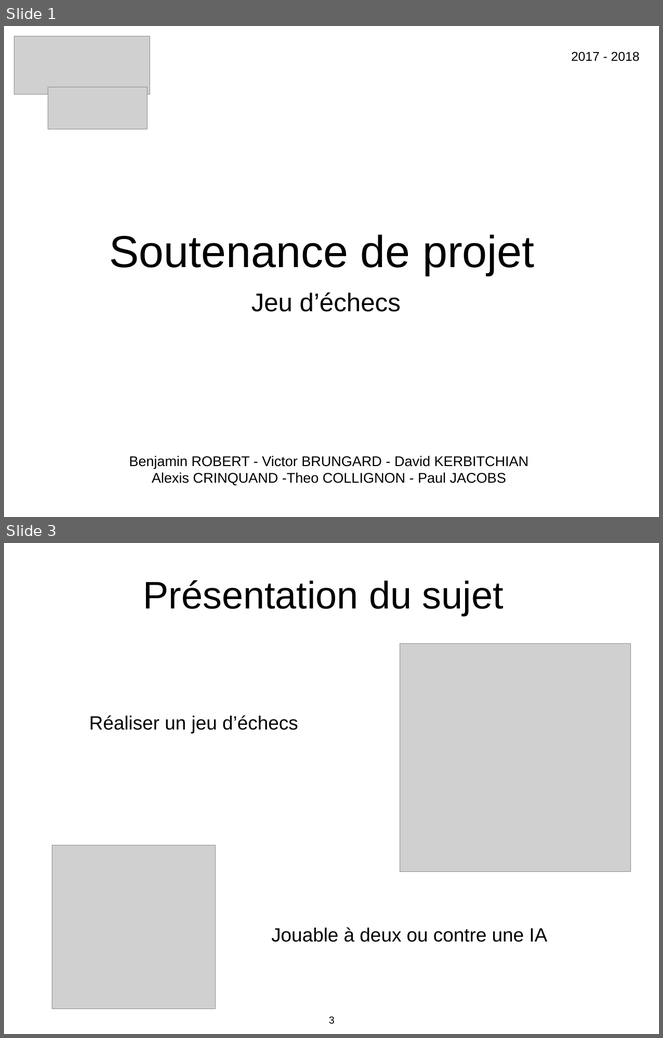
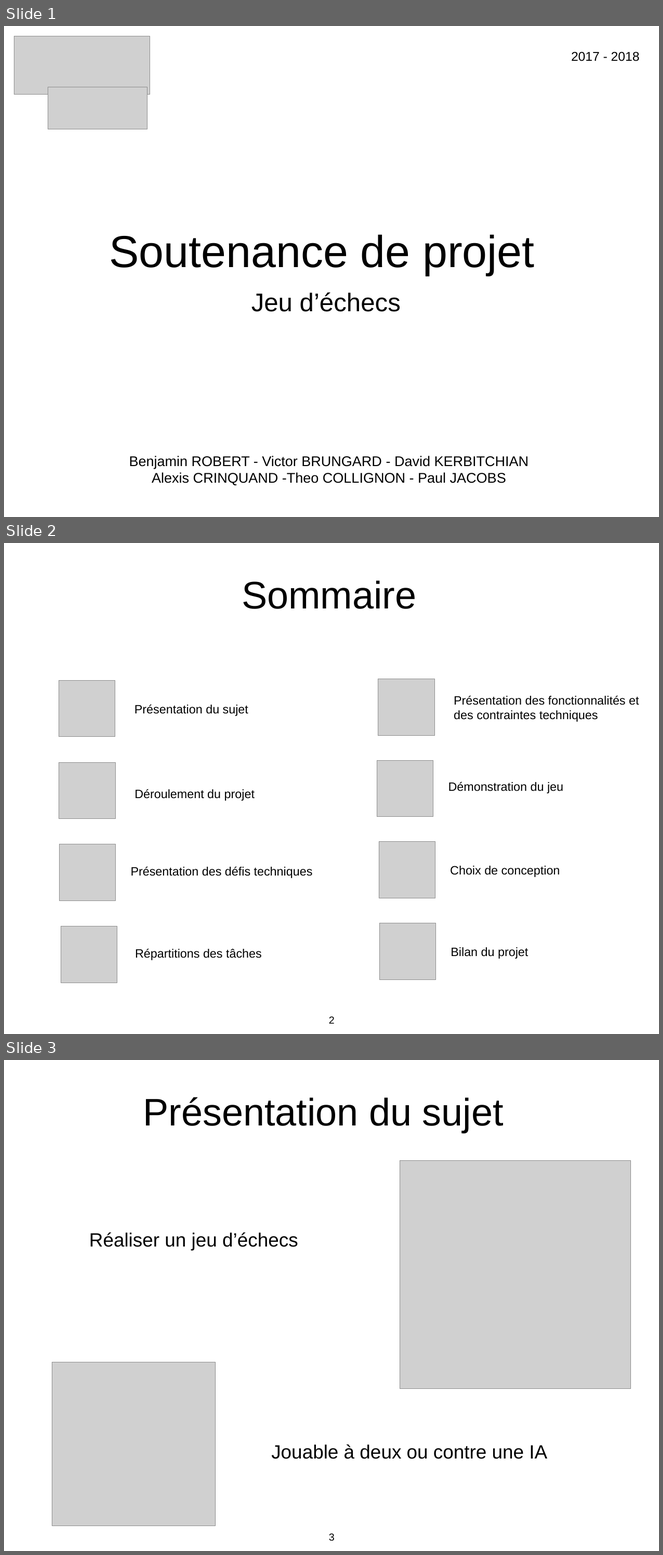
Before and after one commit to skwalala/jeu-d-echec, a slide deck: doc/diapo pour les bouseux.pptx. Shown one above the other, each under a label of ours: slides 1 and 3 before the commit, slides 1, 2 and 3 after it; the slides between them are not shown. The pictures are 663x1038 and 663x1555 pixels, drawn with LibreOffice and Linux fonts; fonts in the diff are those of the drawing; grey boxes stand for pictures. Boxes give left, top, right and bottom in pixels: in the first picture for what was removed or moved away, otherwise in the second. Text is boxed around its words. In the diff, an @@ line names an element or a change of style, - is before the commit and + after.

```diff
--- a/doc/diapo pour les bouseux.pptx
+++ b/doc/diapo pour les bouseux.pptx
@@ slide 2 added at (4, 543, 659, 1034), background #FFFFFF @@
@@ text added at (242, 580, 416, 609), 60 pt, text #000000 @@
+Sommaire
@@ picture added at (59, 680, 115, 736) @@
@@ picture added at (378, 679, 435, 735) @@
@@ text added at (454, 695, 639, 722), 19 pt, text #000000 @@
+Présentation des fonctionnalités et des contraintes techniques
@@ text added at (135, 704, 248, 716), 19 pt, text #000000 @@
+Présentation du sujet
@@ picture added at (377, 760, 434, 817) @@
@@ picture added at (59, 763, 115, 819) @@
@@ text added at (135, 789, 255, 801), 19 pt, text #000000 @@
+Déroulement du projet
@@ text added at (449, 782, 564, 794), 19 pt, text #000000 @@
+Démonstration du jeu
@@ picture added at (59, 845, 115, 901) @@
@@ picture added at (379, 842, 435, 898) @@
@@ text added at (131, 866, 313, 878), 19 pt, text #000000 @@
+Présentation des défis techniques
@@ text added at (450, 866, 560, 877), 19 pt, text #000000 @@
+Choix de conception
@@ picture added at (61, 927, 117, 983) @@
@@ picture added at (379, 924, 436, 980) @@
@@ text added at (451, 948, 528, 959), 19 pt, text #000000 @@
+Bilan du projet
@@ text added at (135, 949, 262, 961), 19 pt, text #000000 @@
+Répartitions des tâches
@@ page number added at (329, 1017, 335, 1024), 16 pt, text #000000 @@
+  2
```
Also in this commit, not shown: 5 slides changed, 1 other slide added, 1 slide removed, 18 other files.
